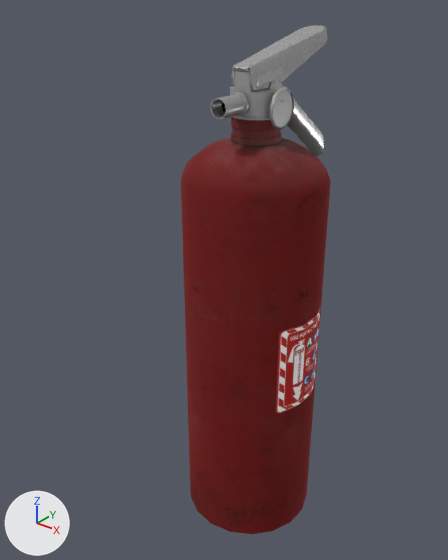
An edit to the glTF model public/models/fire-extinguisherc.glb, drawn before and after from the same camera.
Both versions are drawn from a 50 mm lens placed at (0.239, -0.3539, 0.1483), pointed at (-0.026, -0.0226, -0.0571). The lights are fixed; the arrows at lower left show +X, +Y and +Z. Where no turn or scale is listed for an object, it has been applied to the vertices. Vertices at the same position are counted once.

The scene before the commit, as lines of its bpy script (objects in view):
```python
me_circle = bpy.data.meshes.new('Circle')
me_circle.from_pydata(...)  # 132 vertices, 260 faces; spans x -0.0178..-0.0018, y -0.0483..-0.0249, z 0.0676..0.0836
me_circle.materials.append(mat_output)
me_cylinder = bpy.data.meshes.new('Cylinder')
me_cylinder.from_pydata(...)  # 234 vertices, 448 faces; spans x -0.062..0.042, y -0.06..0.045, z -0.267..0.066
me_cylinder.materials.append(mat_fireextbasecolor)
me_cylinder_002 = bpy.data.meshes.new('Cylinder.002')
me_cylinder_002.from_pydata(...)  # 83 vertices, 162 faces; spans x -0.0282..0.0086, y -0.0265..0.0109, z 0.0658..0.0954
me_cylinder_002.materials.append(mat_cap)
ob_hose = bpy.data.objects.new('Hose', me_circle)
ob_hose.location = (0.0, 0.0, 0.0)
ob_mainbase = bpy.data.objects.new('MainBase', me_cylinder)
ob_mainbase.location = (0.0, 0.0, 0.0)
ob_topcap = bpy.data.objects.new('TopCap', me_cylinder_002)
ob_topcap.location = (0.0, 0.0, 0.0)
# also in view: 'Lever' at (-0.0098, 0.0346, 0.0557); 'Handle' at (-0.0098, 0.0215, 0.1008); 'Measurement' at (0.0098, -0.0078, 0.0722)
```
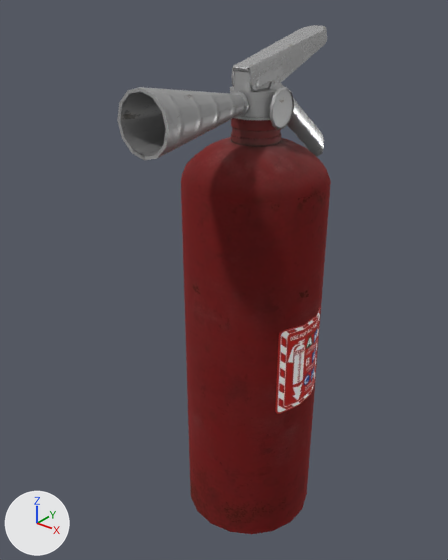
Changed parts and their boxes (x1, y1, x2, y2) in the pictures (448 x 560 px; the box of a moved part takes in the faces that stretch with it):
'Hose', reshaped (233% wider, 147% taller): before (210, 91, 249, 120); after (117, 87, 249, 160)
part 1 of me_circle, moved or reshaped: before (210, 94, 245, 120); after (117, 87, 245, 160)

Patch to the scene script:
```diff
--- a/public/models/fire-extinguisherc.glb.py
+++ b/public/models/fire-extinguisherc.glb.py
@@ me_circle @@
 me_circle.from_pydata(...)  # 132 vertices, 260 faces; spans x -0.0178..-0.0018, y -0.0483..-0.0249, z 0.0676..0.0836
 # used by ob_hose; location = (0.0, 0.0, 0.0)
+# me_circle part 1: all 24 vertices in x -0.0164..-0.0032, y -0.0483, z 0.069..0.0822 are scaled about their middle by (3.01, 4, 3.01), then moved by (0.0, -0.066, 0.001)
 me_circle.materials.append(mat_output)
```
